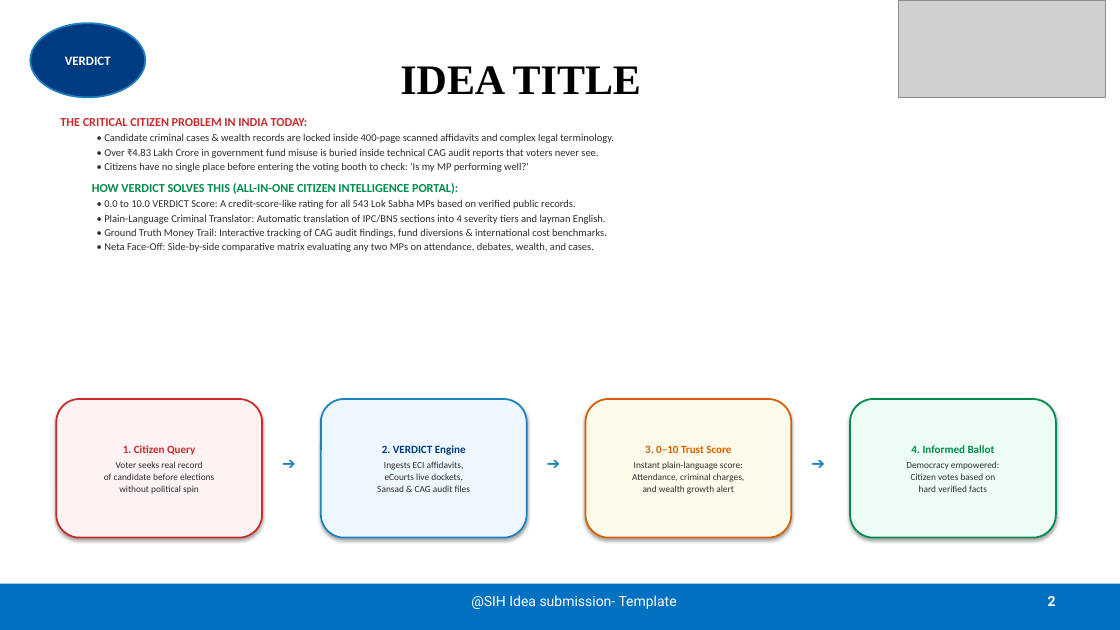
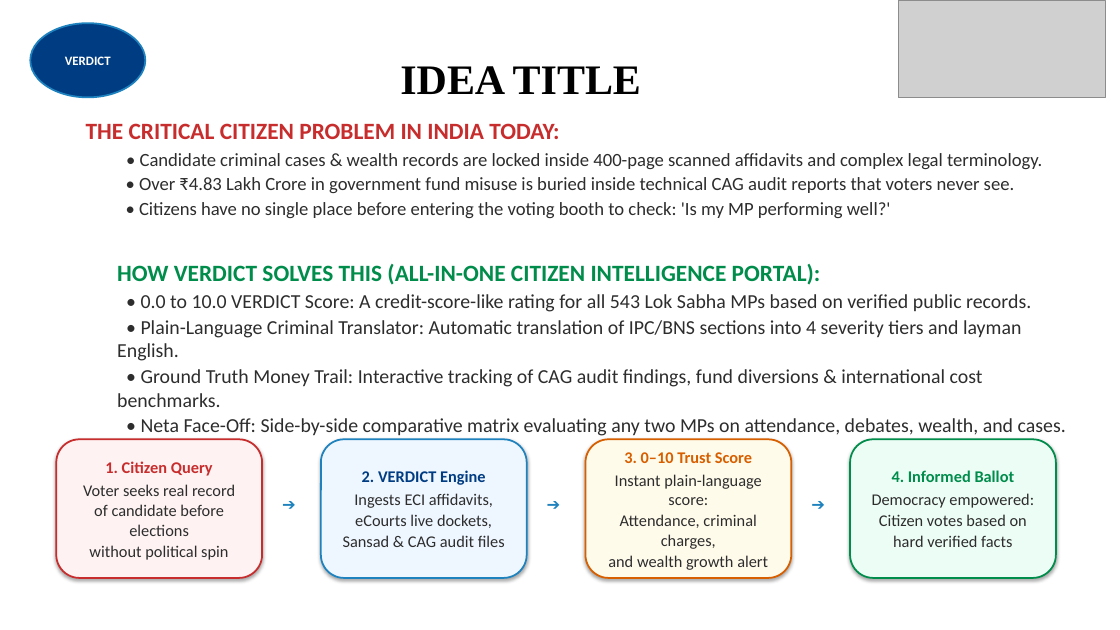
Before and after one commit to KATRIXBEE/verdict, a slide deck: slide 2 of VERDICT_SIH2026_Official.pptx. Drawn at 1120x630 pixels with LibreOffice and Linux fonts; fonts in the diff are those of the drawing; grey boxes stand for pictures. Boxes give left, top, right and bottom in pixels: in the first picture for what was removed or moved away, otherwise in the second. Text is boxed around its words. In the diff, an @@ line names an element or a change of style, - is before the commit and + after.

```diff
--- a/VERDICT_SIH2026_Official.pptx
+++ b/VERDICT_SIH2026_Official.pptx
@@ text "THE CRITICAL CITIZEN PROBLEM IN ...": place and size @@
-text "THE CRITICAL CITIZEN PROBLEM IN ..." at (60,118,614,252)
+text "THE CRITICAL CITIZEN PROBLEM IN ..." at (86,123,1066,436)
@@ text "THE CRITICAL CITIZEN PROBLEM IN ..." at (86,123,1066,436): size 10.5 to 20 pt in "THE CRITICAL CITIZEN PROBLEM IN INDIA TODAY:", "HOW VERDICT SOLVES THIS (ALL-IN-ONE CITIZEN INTELLIGENCE ..."; size 9 to 16 pt in "• Candidate criminal cases & wealth records ...", "• Over ₹4.83 Lakh Crore in government ...", "• Citizens have no single place before ..."; size 9 to 17 pt in "• 0.0 to 10.0 VERDICT Score: A ...", "• Plain-Language Criminal Translator: Automatic translation  ...", "• Ground Truth Money Trail: Interactive tracking ...", "• Neta Face-Off: Side-by-side comparative matrix evaluating ..." @@
@@ rounded rectangle "1. Citizen Query" at (56,439,262,578): size 9.5 to 14 pt in "1. Citizen Query"; size 8 to 14 pt in "Voter seeks real record", "of candidate before elections", "without political spin" @@
@@ rounded rectangle "2. VERDICT Engine" at (321,439,527,578): size 9.5 to 14 pt in "2. VERDICT Engine"; size 8 to 14 pt in "Ingests ECI affidavits,", "eCourts live dockets,", "Sansad & CAG audit files" @@
@@ rounded rectangle "3. 0–10 Trust Score" at (586,439,791,578): size 9.5 to 14 pt in "3. 0–10 Trust Score"; size 8 to 14 pt in "Instant plain-language score:", "Attendance, criminal charges,", "and wealth growth alert" @@
@@ rounded rectangle "4. Informed Ballot" at (850,439,1056,578): size 9.5 to 14 pt in "4. Informed Ballot"; size 8 to 14 pt in "Democracy empowered:", "Citizen votes based on", "hard verified facts" @@
@@ 4 rounded rectangles, 3 texts: place and size @@
-4 rounded rectangles, 3 texts at (56,399,1056,538)
+4 rounded rectangles, 3 texts at (56,439,1056,578)
@@ rectangle removed at (0,584,1120,630) @@
@@ text removed at (471,595,677,609) @@
-@SIH Idea submission- Template
@@ page number removed at (1048,596,1056,606) @@
-2
```
Also in this commit, not shown: 5 other slides changed, 24 other files.
